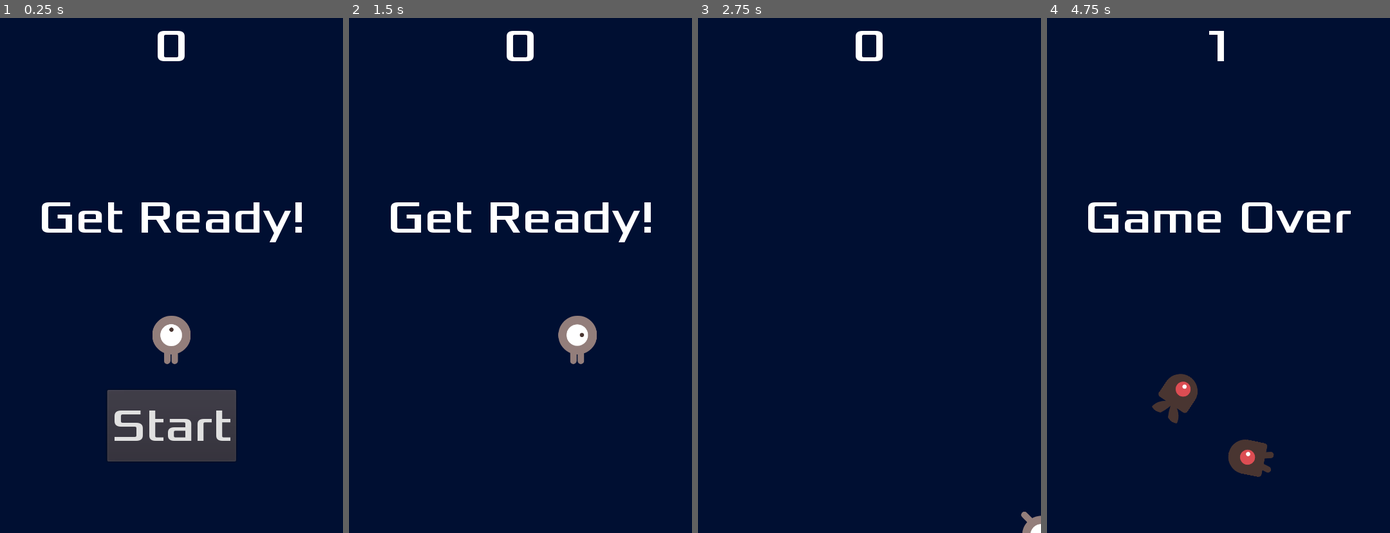
Above: before the commit, frames 1-4 (left to right).
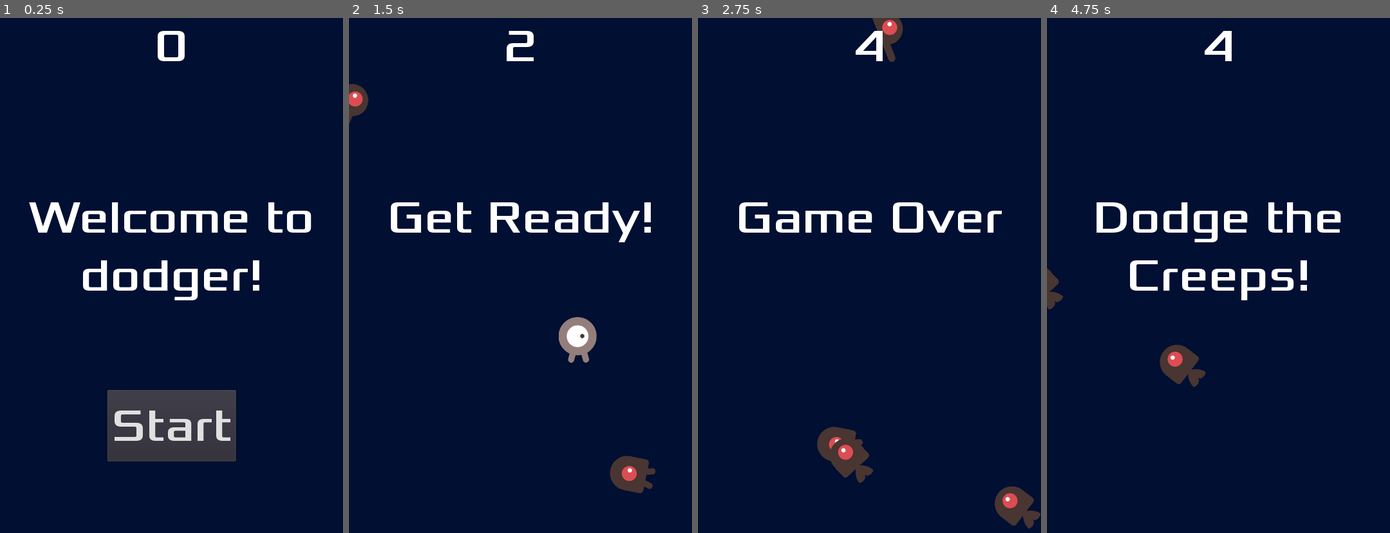
Above: after the commit, the same moments.

Repository: trevorakiyama/2dTutorial
Game: Godot game, scene res://Main.tscn
Same seed, same stepped clock (60 frames per second), same inputs: the game is played once before the commit and once after it.
Inputs:
- Up to frame 1 (0.25 s): no input
- Up to frame 2 (1.5 s): click "Start" at 0.5 s; hold D (move_right) from 1.28 s (still down)
- Up to frame 3 (2.75 s): release D (move_right) at 2.03 s; hold S (move_down) from 2.03 s (still down)
- Up to frame 4 (4.75 s): release S (move_down) at 2.78 s; hold D (move_right) 2.78-3.53 s; hold W (move_up) 3.53-4.28 s; hold A (move_left) from 4.28 s (still down)

The runs differ from the first frame. In frame 1, 4.4% of the frame differs, in the area x 8-91%, y 35-68%; in frame 2, 1.3%; in frame 3, 4.2%; in frame 4, 5.7%, in the area x 0-89%, y 2-90%.

Commit message:
Add attract screen and player moving sounds

Diff:
--- a/HUD.gd
+++ b/HUD.gd
@@ -16,6 +16,10 @@
 	$Message.text = text
 	$Message.show()
 	$MessageTimer.start()
+
+func show_message_permanent(text):
+	$Message.text = text
+	$Message.show()
 
 func show_game_over():
 	show_message("Game Over")
--- a/Main.gd
+++ b/Main.gd
@@ -13,7 +13,7 @@
 # Called when the node enters the scene tree for the first time.
 func _ready():
 	randomize()
-	new_game()
+	attract_screen()
 
 
 # Called every frame. 'delta' is the elapsed time since the previous frame.
@@ -21,16 +21,36 @@
 #	pass
 
 
+func attract_screen():
+	score = 0
+	$Player.player_hide($HiddenPosition.position)
+	#$StartTimer.start()
+
+	$HUD.update_score(score)
+	$HUD.show_message_permanent("Welcome to dodger!")
+
+	.get_tree().call_group("mobs", "queue_free")
+	$MobTimer.start()
+	$Music.volume_db = -10
+	start_music($Music, -5)
+
+
+
+
 func game_over():
 	$ScoreTimer.stop()
 	$MobTimer.stop()
 	$HUD.show_game_over()
 	$DeathSound.play()
-	fade_out($Music, 5)
+	fade_out($Music, 3)
+	$BackgroundMusicTimer.start()
+	$StartTimer.stop()
+	$ScoreTimer.stop()
 
 func new_game():
 	score = 0
 	$Player.start($StartPosition.position)
+	$MobTimer.wait_time = 0.5
 	$StartTimer.start()
 
 	$HUD.update_score(score)
@@ -38,7 +58,7 @@
 
 	.get_tree().call_group("mobs", "queue_free")
 	$Music.volume_db = 0
-	start_music($Music)
+	start_music($Music,0)
 
 
 
@@ -68,6 +88,11 @@
 	var velocity = Vector2(rand_range(150.0,250.0), 0.0)
 	mob.linear_velocity = velocity.rotated(direction)
 
+	score+= 1
+	$HUD.update_score(score)
+	if $MobTimer.wait_time > 0.25:
+		$MobTimer.wait_time = $MobTimer.wait_time * 0.99
+
 	add_child(mob)
 
 
@@ -78,12 +103,17 @@
 	tween.interpolate_property(stream_player, "volume_db", 0, -80, transition_duration, Tween.TRANS_QUAD, Tween.EASE_IN,0)
 	tween.start();
 
-func start_music(stream_player: AudioStreamPlayer):
+func start_music(stream_player: AudioStreamPlayer, volume):
 	var tween = get_node("Tween")
 	tween.remove(stream_player)
-	stream_player.volume_db = 0;
+	stream_player.volume_db = volume;
 	stream_player.play()
-
 
 func _on_Tween_tween_completed(object, key):
 	object.stop()
+
+
+func _on_BackgroundMusicTimer_timeout():
+	if not $Music.playing:
+		start_music($Music, -10)
+		$MobTimer.start()
--- a/Main.tscn
+++ b/Main.tscn
@@ -6,6 +6,7 @@
 [ext_resource path="res://HUD.tscn" type="PackedScene" id=4]
 [ext_resource path="res://art/House In a Forest Loop.ogg" type="AudioStream" id=5]
 [ext_resource path="res://art/gameover.wav" type="AudioStream" id=6]
+[ext_resource path="res://art/gameover - Copy.wav" type="AudioStream" id=7]
 
 [sub_resource type="Curve2D" id=1]
 _data = {
@@ -35,6 +36,9 @@
 [node name="StartPosition" type="Position2D" parent="."]
 position = Vector2( 240, 450 )
 
+[node name="HiddenPosition" type="Position2D" parent="."]
+position = Vector2( -100, 0 )
+
 [node name="MobPath" type="Path2D" parent="."]
 curve = SubResource( 1 )
 
@@ -51,9 +55,16 @@
 
 [node name="Tween" type="Tween" parent="."]
 
+[node name="BackgroundMusicTimer" type="Timer" parent="."]
+wait_time = 5.0
+
+[node name="WalkingSound" type="AudioStreamPlayer" parent="."]
+stream = ExtResource( 7 )
+
 [connection signal="hit" from="Player" to="." method="game_over"]
 [connection signal="timeout" from="MobTimer" to="." method="_on_MobTimer_timeout"]
 [connection signal="timeout" from="ScoreTimer" to="." method="_on_ScoreTimer_timeout"]
 [connection signal="timeout" from="StartTimer" to="." method="_on_StartTimer_timeout"]
 [connection signal="start_game" from="HUD" to="." method="new_game"]
 [connection signal="tween_completed" from="Tween" to="." method="_on_Tween_tween_completed"]
+[connection signal="timeout" from="BackgroundMusicTimer" to="." method="_on_BackgroundMusicTimer_timeout"]
--- a/Mob.tscn
+++ b/Mob.tscn
@@ -10,6 +10,11 @@
 
 [sub_resource type="SpriteFrames" id=1]
 animations = [ {
+"frames": [ ExtResource( 4 ), ExtResource( 3 ) ],
+"loop": true,
+"name": "walk",
+"speed": 3.0
+}, {
 "frames": [ ExtResource( 7 ), ExtResource( 5 ) ],
 "loop": true,
 "name": "fly",
@@ -18,11 +23,6 @@
 "frames": [ ExtResource( 2 ), ExtResource( 1 ) ],
 "loop": true,
 "name": "swim",
-"speed": 3.0
-}, {
-"frames": [ ExtResource( 4 ), ExtResource( 3 ) ],
-"loop": true,
-"name": "walk",
 "speed": 3.0
 } ]
 
--- a/Player.gd
+++ b/Player.gd
@@ -33,15 +33,19 @@
 		$PlayerAnimatedSprite.play()
 	else:
 		$PlayerAnimatedSprite.stop()
+		$PlayerAnimatedSprite.frame = 0
 
 	if (velocity.x != 0):
 		$PlayerAnimatedSprite.animation = "walk"
 		$PlayerAnimatedSprite.flip_v = false
 		$PlayerAnimatedSprite.flip_h = velocity.x < 0
+		get_node("/root/Main/WalkingSound").play()
+
 	elif (velocity.y != 0):
 		$PlayerAnimatedSprite.animation = "up"
 		$PlayerAnimatedSprite.flip_v = velocity.y > 0
-
+	else:
+		get_node("/root/Main/WalkingSound").stop()
 
 
 	position += velocity * delta
@@ -54,6 +58,12 @@
 	emit_signal("hit")
 	$PlayerCollisionShape2D.set_deferred("disabled", true)
 
+func player_hide(pos):
+	position = pos
+	hide()
+	$PlayerCollisionShape2D.disabled = true
+
+
 func start(pos):
 	position = pos
 	show()
--- a/Player.tscn
+++ b/Player.tscn
@@ -11,12 +11,12 @@
 "frames": [ ExtResource( 4 ), ExtResource( 2 ) ],
 "loop": true,
 "name": "up",
-"speed": 5.0
+"speed": 10.0
 }, {
 "frames": [ ExtResource( 3 ), ExtResource( 1 ) ],
 "loop": true,
 "name": "walk",
-"speed": 5.0
+"speed": 30.0
 } ]
 
 [sub_resource type="CapsuleShape2D" id=2]
@@ -33,6 +33,7 @@
 scale = Vector2( 0.5, 0.5 )
 frames = SubResource( 1 )
 animation = "up"
+frame = 1
 
 [node name="PlayerCollisionShape2D" type="CollisionShape2D" parent="."]
 shape = SubResource( 2 )
Not shown: 1 places in Main.tscn that only renumber resources
Not shown, added: art/gameover - Copy.wav.import
Not shown, added: art/gameover - Copy.wav
